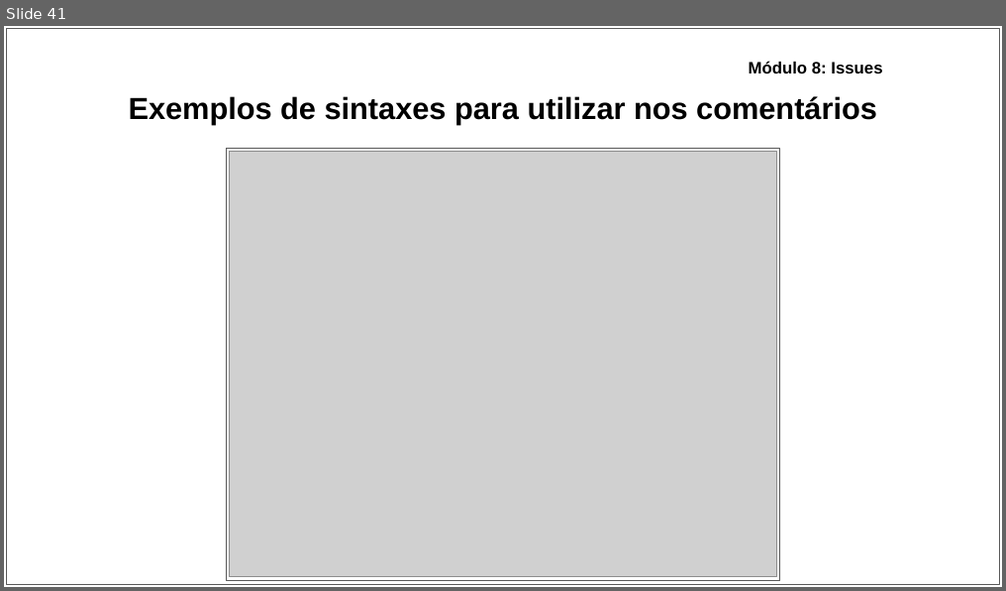
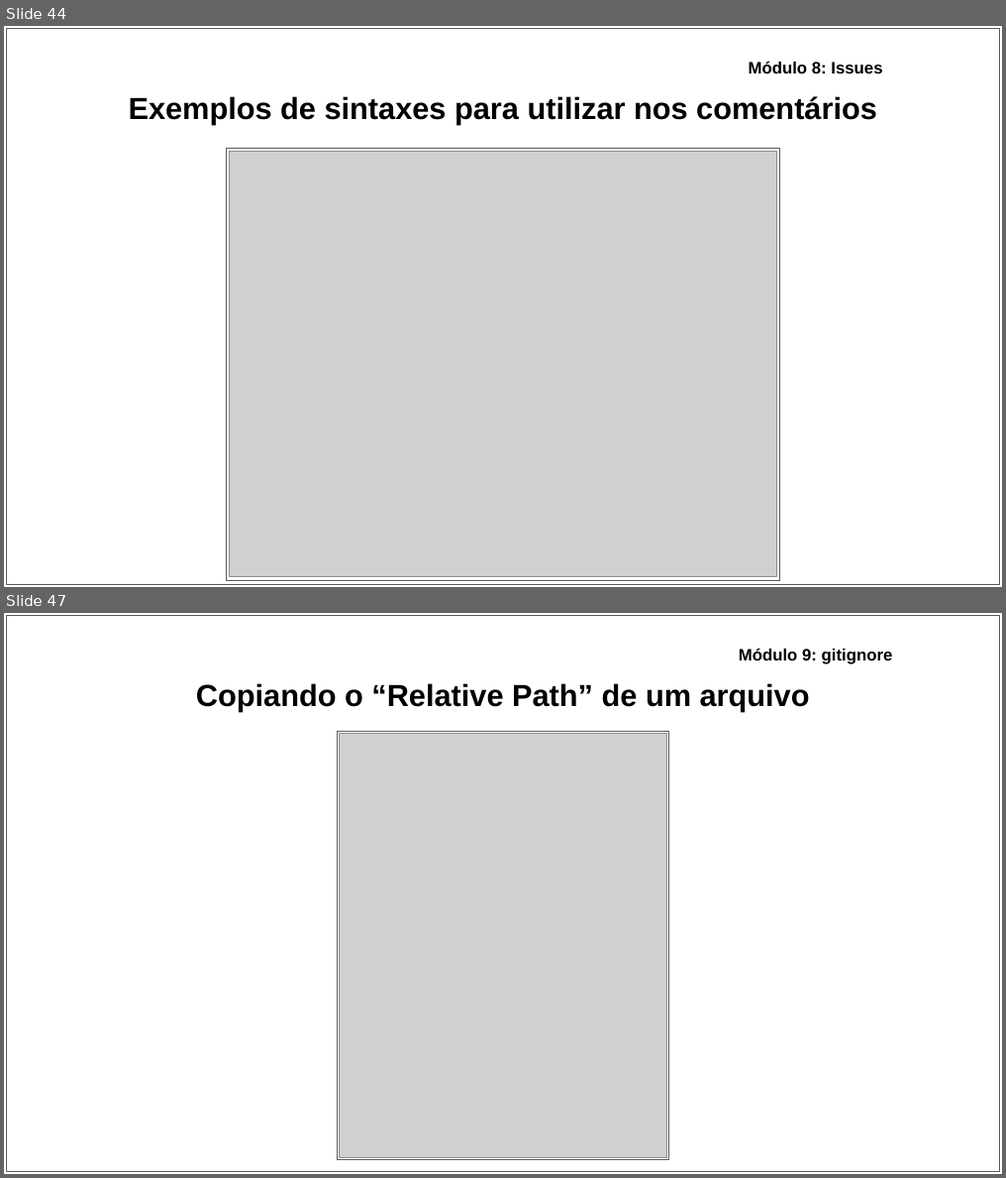
Before and after one commit to ryancunha13/Curso-Git-02, a slide deck: Materiais didáticos/Apresentação - Curso de Git_GitHub.pptx. Shown one above the other, each under a label of ours: slide 41 before the commit, slides 44 and 47 after it; the slides between them are not shown. The pictures are 1006x591 and 1006x1178 pixels, drawn with LibreOffice and Linux fonts; fonts in the diff are those of the drawing; grey boxes stand for pictures. Boxes give left, top, right and bottom in pixels: in the first picture for what was removed or moved away, otherwise in the second. Text is boxed around its words. In the diff, an @@ line names an element or a change of style, - is before the commit and + after.

```diff
--- a/Materiais didáticos/Apresentação - Curso de Git_GitHub.pptx
+++ b/Materiais didáticos/Apresentação - Curso de Git_GitHub.pptx
@@ slide 47 added at (x1=4, y1=613, x2=1002, y2=1174), background #FFFFFF @@
@@ rectangle added at (x1=6, y1=615, x2=1000, y2=1171), fill #FFFFFF, outline #595959 0.75 pt @@
@@ text added at (x1=739, y1=648, x2=893, y2=664), 12 pt, text #000000, bold @@
+Módulo 9: gitignore
@@ title added at (x1=196, y1=683, x2=810, y2=712), 22 pt, text #000000, bold @@
+Copiando o “Relative Path” de um arquivo
@@ rectangle added at (x1=338, y1=732, x2=669, y2=1159), fill #FFFFFF, outline #595959 0.75 pt @@
@@ picture added at (x1=340, y1=734, x2=667, y2=1158) @@
@@ what was slide 41 is now slide 44 @@
```
Also in this commit, not shown: 2 slides changed, 6 other slides added, 3 other files.
